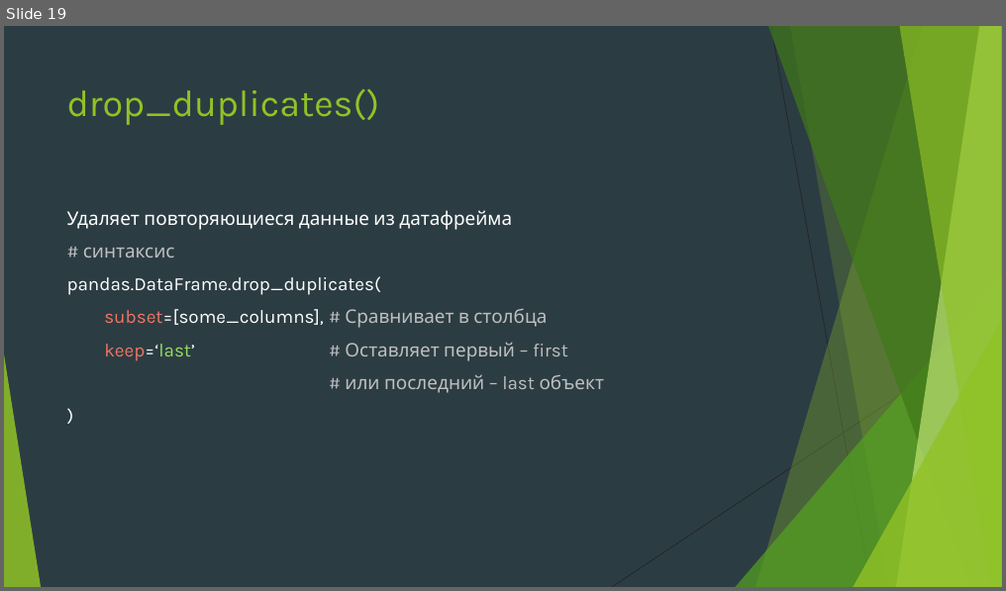
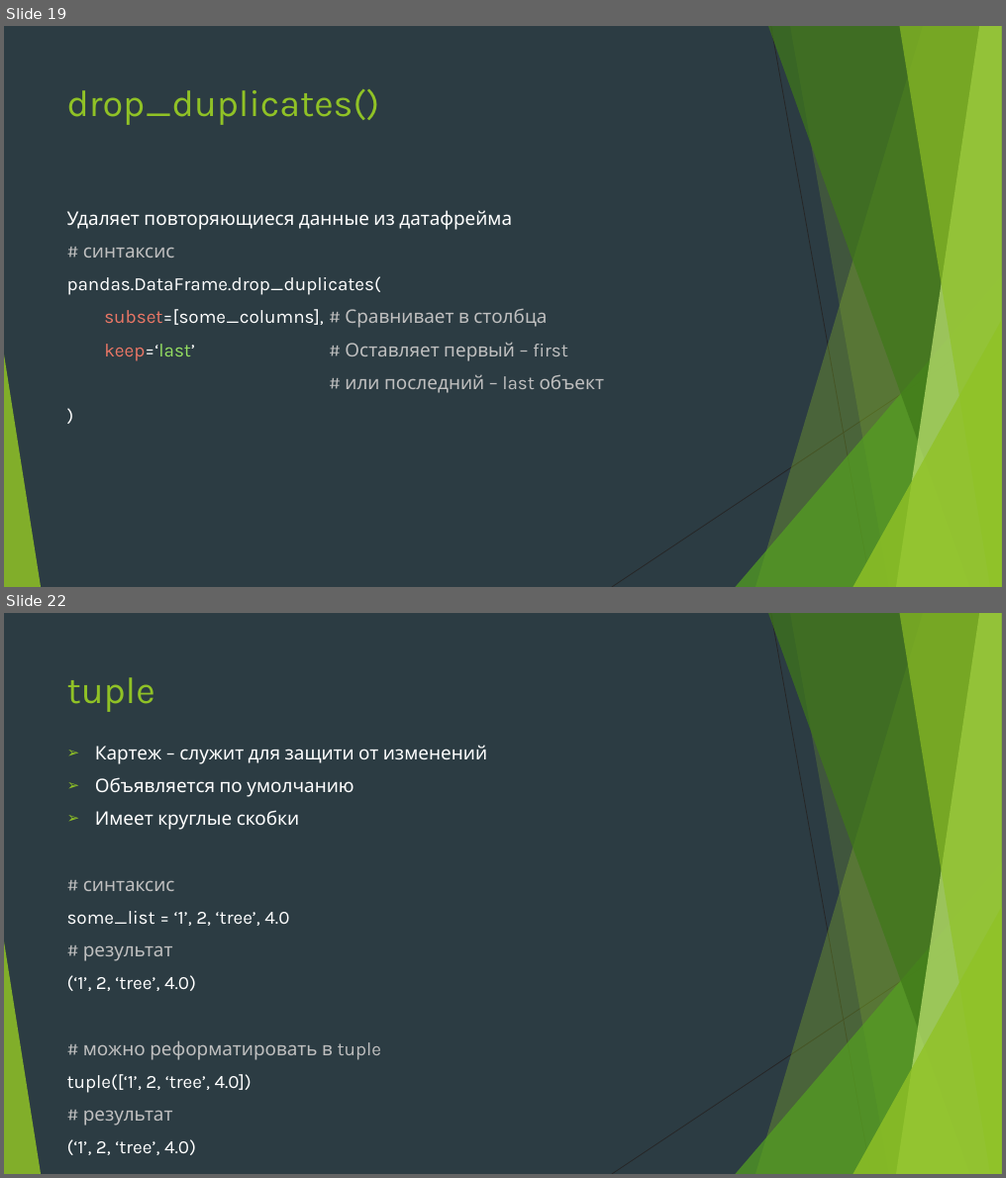
Before and after one commit to Yegor9151/for_corund, a slide deck: course_project_for_korund/ver 1.1/уроки/урок 7.pptx. Shown one above the other, each under a label of ours: slide 19 before the commit, slides 19 and 22 after it; the slides between them are not shown. The pictures are 1006x591 and 1006x1178 pixels, drawn with LibreOffice and Linux fonts; fonts in the diff are those of the drawing. Boxes give left, top, right and bottom in pixels: in the first picture for what was removed or moved away, otherwise in the second. Text is boxed around its words. In the diff, an @@ line names an element or a change of style, - is before the commit and + after.

```diff
--- a/course_project_for_korund/ver 1.1/уроки/урок 7.pptx
+++ b/course_project_for_korund/ver 1.1/уроки/урок 7.pptx
@@ slide 22 added at (4,613,1002,1174), background #2C3C43; not listed: 10 template elements that a slide beside it also shows @@
@@ title added at (67,677,155,712), 36 pt, text #90C226 @@
+tuple
@@ text added at (67,745,487,1156), 18 pt, text #FFFFFF @@
+➢ Картеж – служит для защити от изменений
+➢ Объявляется по умолчанию
+➢ Имеет круглые скобки
+# синтаксис
+some_list = ‘1’, 2, ‘tree’, 4.0
+# результат
+(‘1’, 2, ‘tree’, 4.0)
+# можно реформатировать в tuple
+tuple([‘1’, 2, ‘tree’, 4.0])
+# результат
+(‘1’, 2, ‘tree’, 4.0)
```
Also in this commit, not shown: 2 slides changed, 5 other slides added, 1 slide removed.
